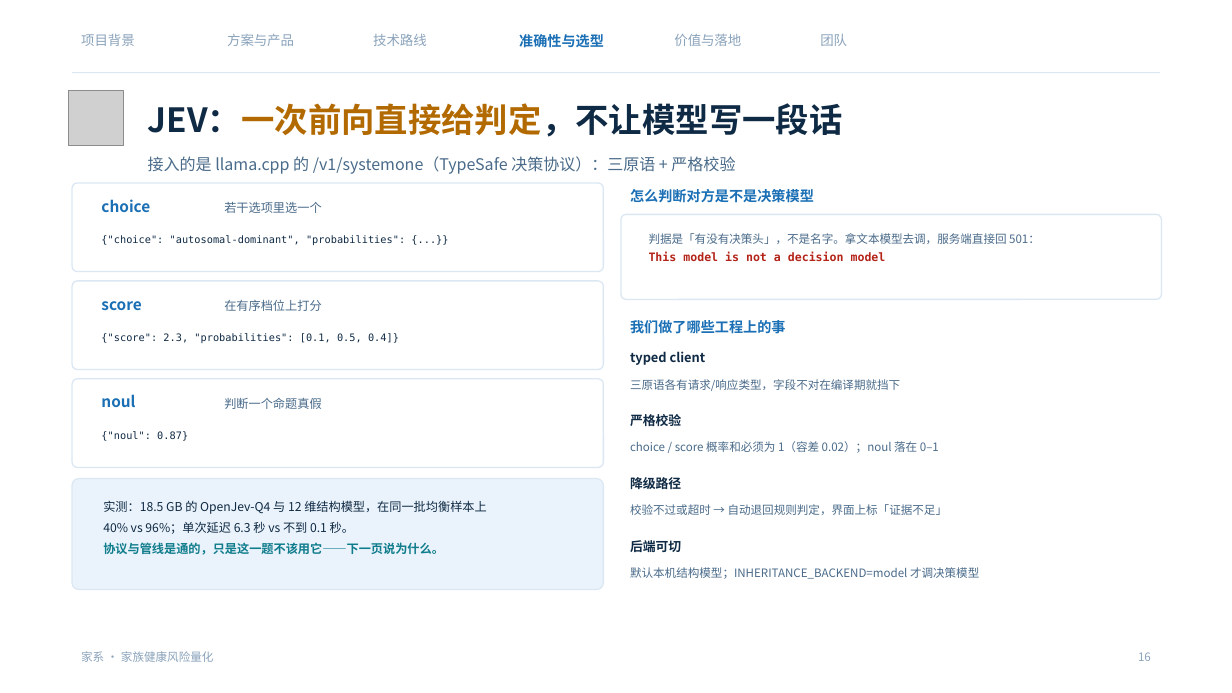
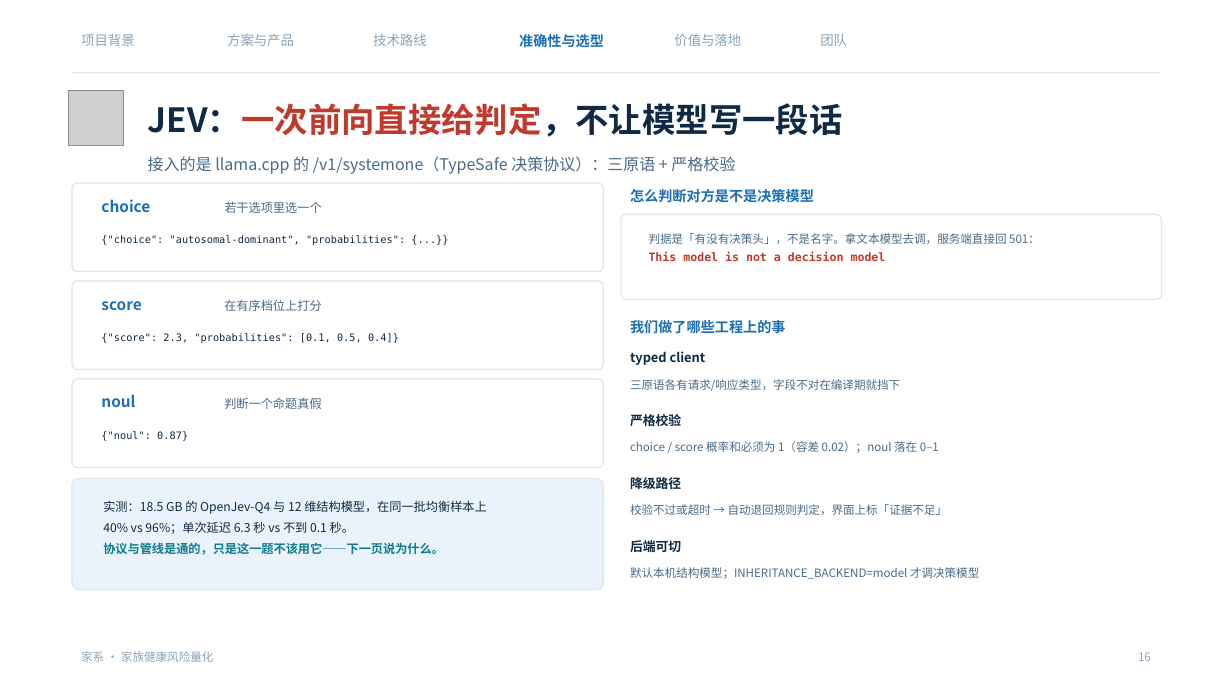
Before and after one commit to NimuStudio/jiaxi, a slide deck: slide 16 of deliverables/家系-答辩-v2.pptx. Drawn at 1232x693 pixels with LibreOffice and Linux fonts; fonts in the diff are those of the drawing; grey boxes stand for pictures; background and template pictures are left out. Boxes give left, top, right and bottom in pixels: in the first picture for what was removed or moved away, otherwise in the second. Text is boxed around its words. In the diff, an @@ line names an element or a change of style, - is before the commit and + after.

```diff
--- a/deliverables/家系-答辩-v2.pptx
+++ b/deliverables/家系-答辩-v2.pptx
@@ text "JEV：一次前向直接给判定，不让模型写一段话" at <box>148,103,843,137</box>: text colour #B26A00 to #C0392B in "JEV：一次前向直接给判定，不让模型写一段话" @@
@@ text at <box>649,252,886,261</box>: text colour #B42318 to #C0392B in "This model is not a decision model" @@
```
Also in this commit, not shown: 18 other slides changed, 1 other file.
